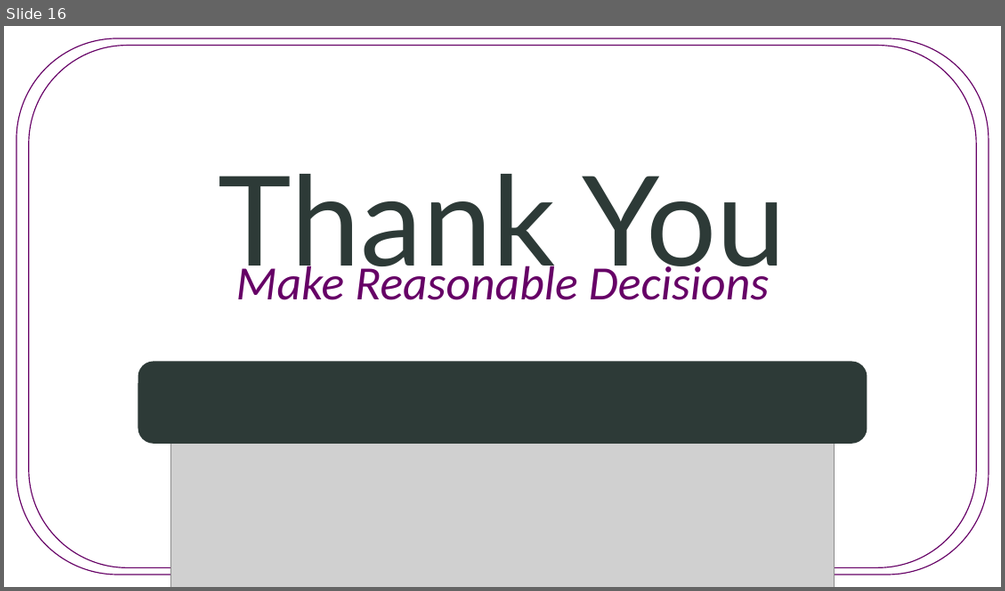
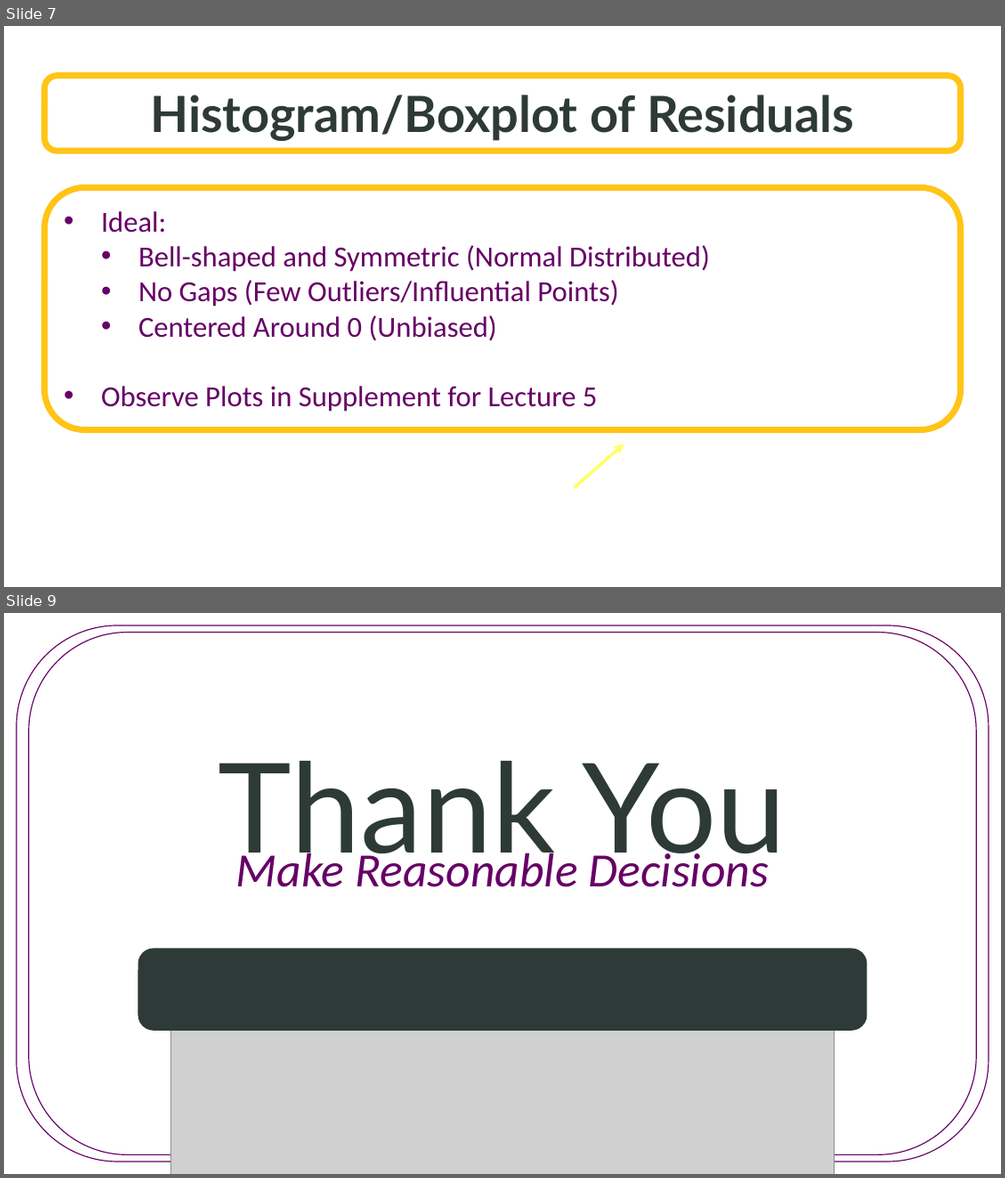
Before and after one commit to SuperMarioGiacomazzo/STOR455_WEBSITE, a slide deck: Lectures/5 - Assessing Conditions.pptx. Shown one above the other, each under a label of ours: slide 16 before the commit, slides 7 and 9 after it; the slides between them are not shown. The pictures are 1005x591 and 1005x1178 pixels, drawn with LibreOffice and Linux fonts; fonts in the diff are those of the drawing; grey boxes stand for pictures; background and template pictures are left out. Boxes give left, top, right and bottom in pixels: in the first picture for what was removed or moved away, otherwise in the second. Text is boxed around its words. In the diff, an @@ line names an element or a change of style, - is before the commit and + after.

```diff
--- a/Lectures/5 - Assessing Conditions.pptx
+++ b/Lectures/5 - Assessing Conditions.pptx
@@ slide 7 added at <box>4,26,1001,587</box>, background picture (left out) @@
@@ rounded rectangle added at <box>44,75,961,151</box>, fill #FFFFFF at 70% opacity, outline #FFC416 6 pt, 48 pt, text #2D3A37, bold @@
+Histogram/Boxplot of Residuals
@@ rounded rectangle added at <box>44,187,961,430</box>, fill #FFFFFF, outline #FFC416 6 pt, 28 pt, text #660066 @@
+• Ideal:
+  • Bell-shaped and Symmetric (Normal Distributed)
+  • No Gaps (Few Outliers/Influential Points)
+  • Centered Around 0 (Unbiased)
+• Observe Plots in Supplement for Lecture 5
@@ arrow added from (574, 487) to (624, 444), #FFFF66 3 pt @@
@@ what was slide 16 is now slide 9 @@
```
Also in this commit, not shown: 2 slides changed, 5 other slides added, 13 slides removed, 12 other files.
